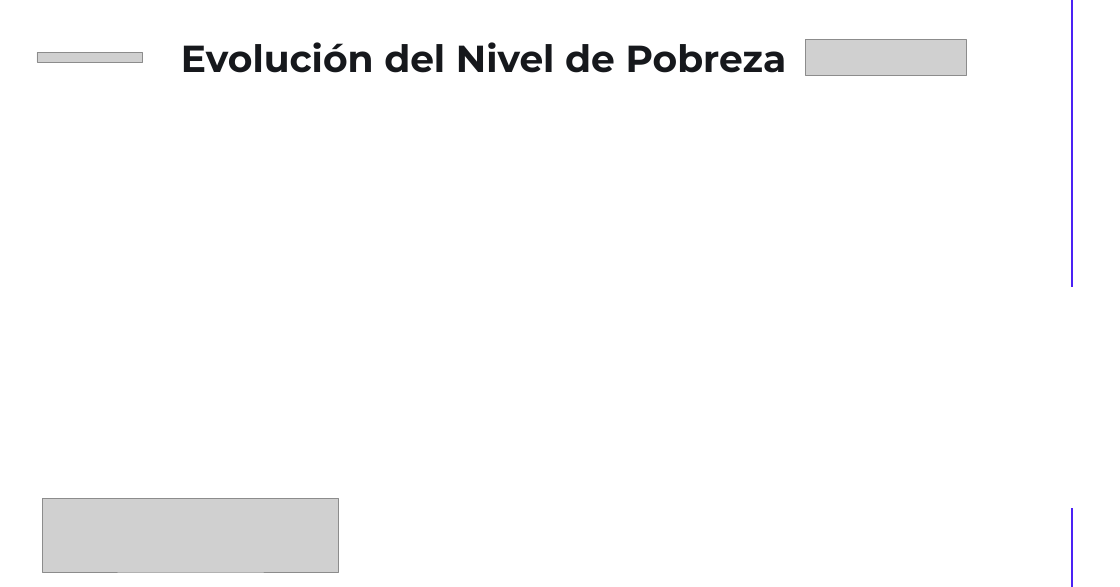
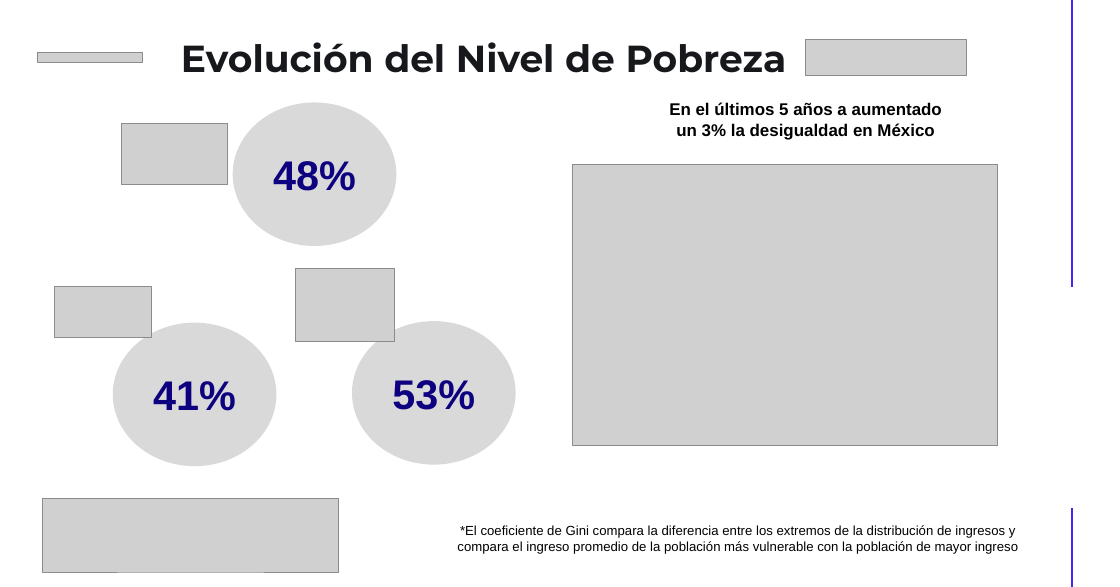
Before and after one commit to Gaby17mx/Proyecto_Bedu_DA, a slide deck: slide 10 of Gabriela_Rodriguez_Ruiz.pptx (slide 11 before the commit). Drawn at 1120x587 pixels with LibreOffice and Linux fonts; fonts in the diff are those of the drawing; grey boxes stand for pictures. Boxes give left, top, right and bottom in pixels: in the first picture for what was removed or moved away, otherwise in the second. Text is boxed around its words. In the diff, an @@ line names an element or a change of style, - is before the commit and + after.

```diff
--- a/Gabriela_Rodriguez_Ruiz.pptx
+++ b/Gabriela_Rodriguez_Ruiz.pptx
@@ ellipse added at <box>233,102,397,246</box>, fill #D9D9D9, 44 pt, text #0D017F, bold @@
+48%
@@ text added at <box>669,102,942,140</box>, 18 pt, text #000000, bold @@
+En el últimos 5 años a aumentado un 3% la desigualdad en México
@@ picture added at <box>122,123,228,184</box> @@
@@ picture added at <box>573,164,997,444</box> @@
@@ picture added at <box>296,268,395,341</box> @@
@@ picture added at <box>54,286,151,337</box> @@
@@ ellipse added at <box>113,322,277,466</box>, fill #D9D9D9, 44 pt, text #0D017F, bold @@
+41%
@@ ellipse added at <box>352,321,516,465</box>, fill #D9D9D9, 44 pt, text #0D017F, bold @@
+53%
@@ text added at <box>457,525,1018,554</box>, 14 pt, text #000000 @@
+*El coeficiente de Gini compara la diferencia entre los extremos de la distribución de ingresos y compara el ingreso promedio de la población más vulnerable con la población de mayor ingreso
```
Also in this commit, not shown: 5 other slides changed, 1 slide removed.
